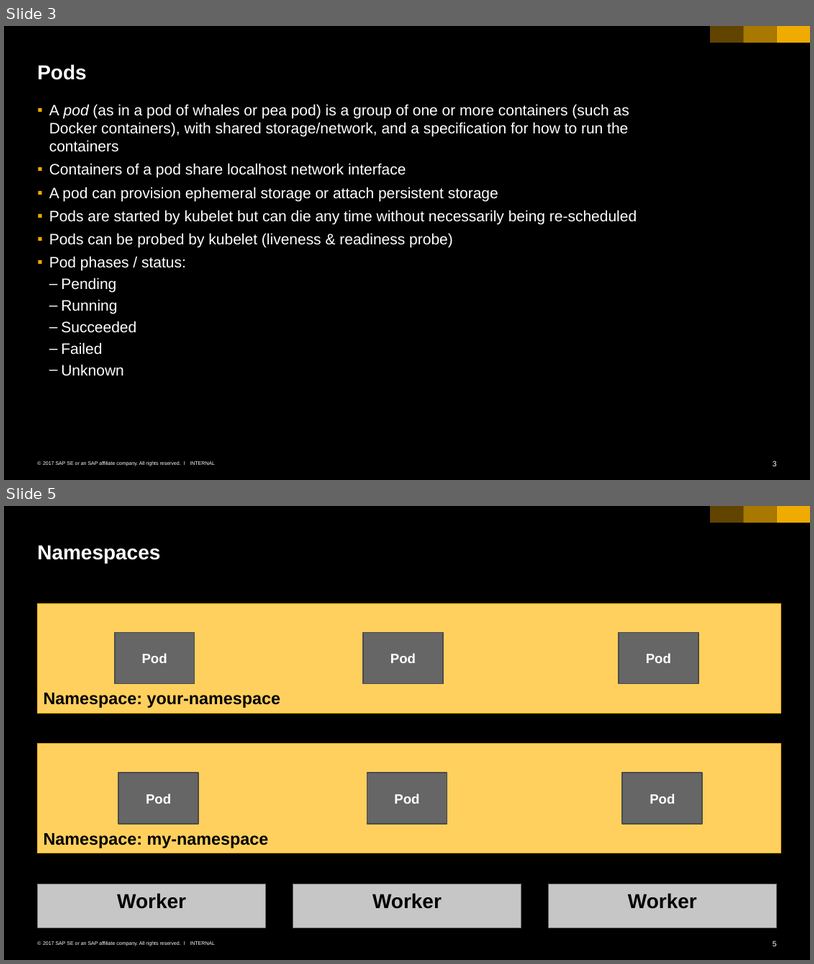
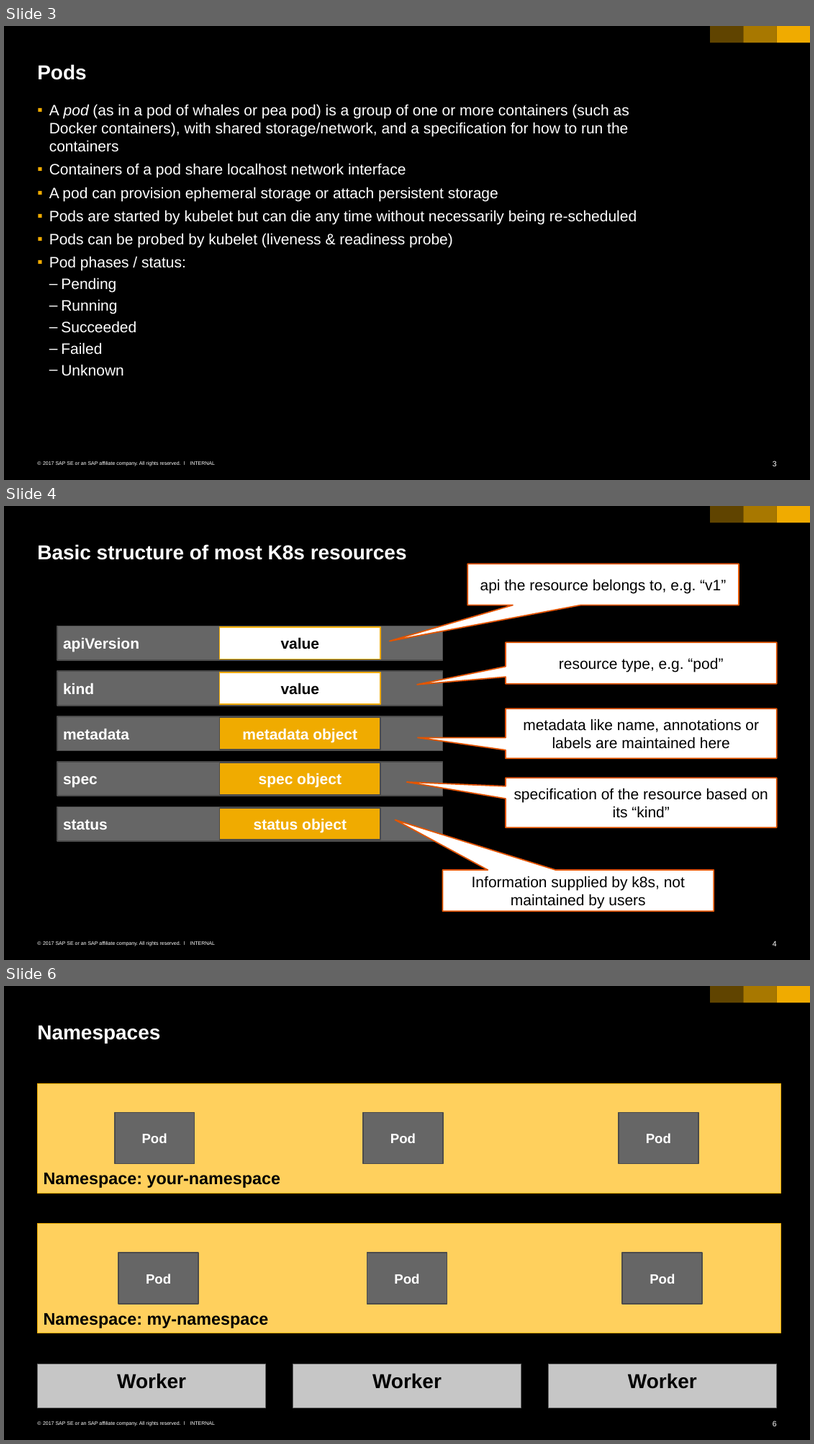
Before and after one commit to cuijiyao01/docker-k8s-training, a slide deck: kubernetes/02_namespaces_pods.pptx. Shown one above the other, each under a label of ours: slides 3 and 5 before the commit, slides 3, 4 and 6 after it; the slides between them are not shown. The pictures are 814x964 and 814x1444 pixels, drawn with LibreOffice and Linux fonts; fonts in the diff are those of the drawing. Boxes give left, top, right and bottom in pixels: in the first picture for what was removed or moved away, otherwise in the second. Text is boxed around its words. In the diff, an @@ line names an element or a change of style, - is before the commit and + after.

Commit message:
more details about pod & generice resource structure

```diff
--- a/kubernetes/02_namespaces_pods.pptx
+++ b/kubernetes/02_namespaces_pods.pptx
@@ slide 4 added at (x1=4, y1=506, x2=810, y2=960), background #000000; not listed: 6 template elements that a slide beside it also shows @@
@@ title added at (x1=37, y1=544, x2=407, y2=560), 24 pt, text #FFFFFF, bold @@
+Basic structure of most K8s resources
@@ speech box added at (x1=468, y1=564, x2=739, y2=605), fill #FFFFFF, outline #E35500 1.5 pt, 18 pt, text #000000 @@
+api the resource belongs to, e.g. “v1”
@@ speech box added at (x1=506, y1=642, x2=777, y2=683), fill #FFFFFF, outline #E35500 1.5 pt, 18 pt, text #000000 @@
+resource type, e.g. “pod”
@@ group added at (x1=57, y1=626, x2=443, y2=841): 10 rectangles @@
+apiVersion
+kind
+metadata
+spec
+status
+metadata object
+spec object
+status object
+value
+value
@@ speech box added at (x1=506, y1=708, x2=777, y2=758), fill #FFFFFF, outline #E35500 1.5 pt, 18 pt, text #000000 @@
+metadata like name, annotations or labels are maintained here
@@ speech box added at (x1=506, y1=777, x2=777, y2=827), fill #FFFFFF, outline #E35500 1.5 pt, 18 pt, text #000000 @@
+specification of the resource based on its “kind”
@@ speech box added at (x1=443, y1=870, x2=715, y2=911), fill #FFFFFF, outline #E35500 1.5 pt, 18 pt, text #000000 @@
+Information supplied by k8s, not maintained by users
@@ what was slide 5 is now slide 6 @@
@@ page number at (x1=773, y1=1420, x2=777, y2=1426): text changed @@
-5
+6
```
Also in this commit, not shown: 1 slide changed.
